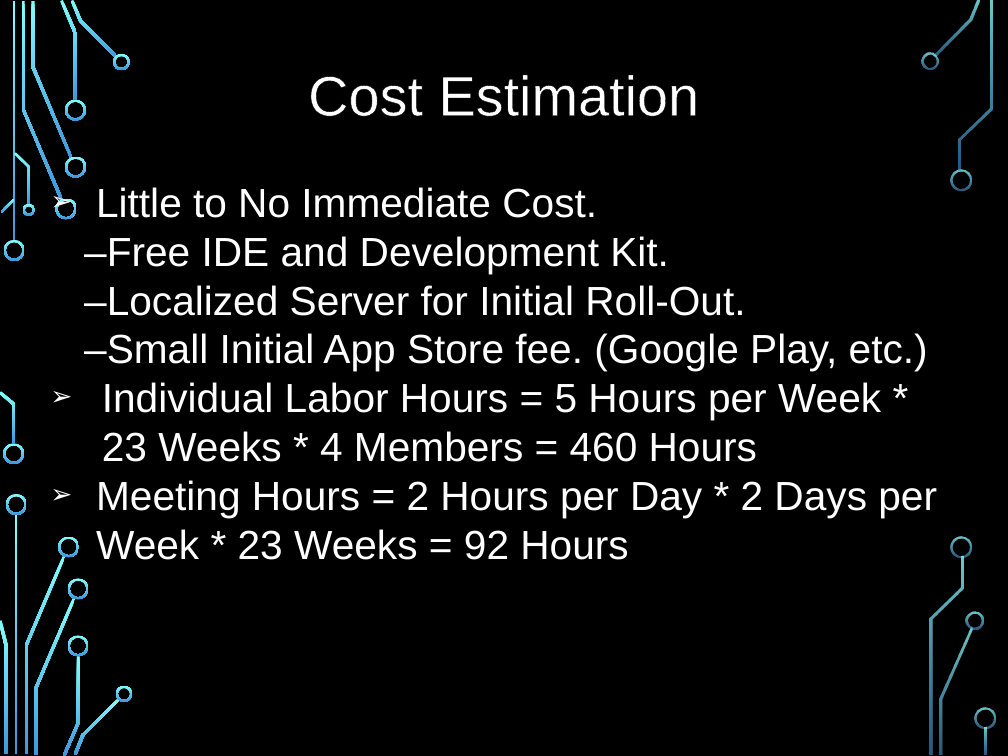
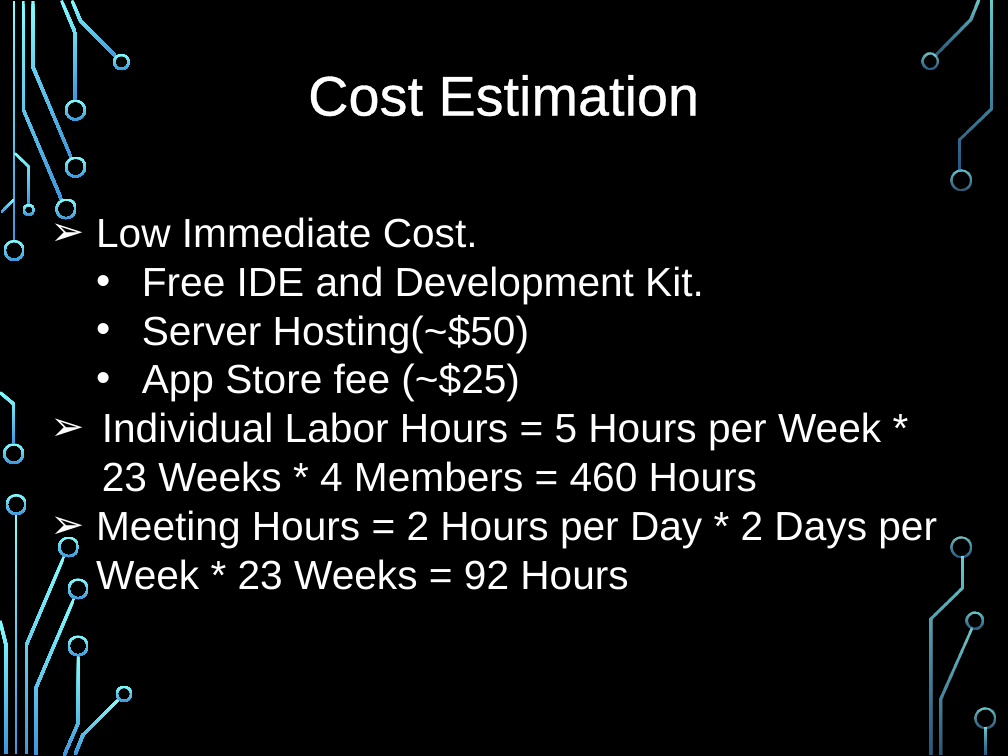
Before and after one commit to jaap15/UAH_APP, a slide deck: slide 19 of CPE495 Slides.pptx (slide 20 before the commit). Drawn at 1008x756 pixels with LibreOffice and Linux fonts; fonts in the diff are those of the drawing; background and template pictures are left out. Boxes give left, top, right and bottom in pixels: in the first picture for what was removed or moved away, otherwise in the second. Text is boxed around its words. In the diff, an @@ line names an element or a change of style, - is before the commit and + after.

```diff
--- a/CPE495 Slides.pptx
+++ b/CPE495 Slides.pptx
@@ text "Cost Estimation" at [308, 75, 699, 117]: letter outline #000000 0.75 pt to #FFFFFF 0.75 pt @@
@@ text "Low Immediate Cost.": place and size @@
-text "Low Immediate Cost." at [84, 187, 937, 560]
+text "Low Immediate Cost." at [96, 217, 937, 590]
@@ text at [96, 217, 704, 401]: text changed @@
-➢ Little to No Immediate Cost.
-–Free IDE and Development Kit.
-–Localized Server for Initial Roll-Out.
-–Small Initial App Store fee. (Google Play, etc.)
+➢ Low Immediate Cost.
+  • Free IDE and Development Kit.
+  • Server Hosting(~$50)
+  • App Store fee (~$25)
```
Also in this commit, not shown: 17 other slides changed, 3 slides added, 4 slides removed.
